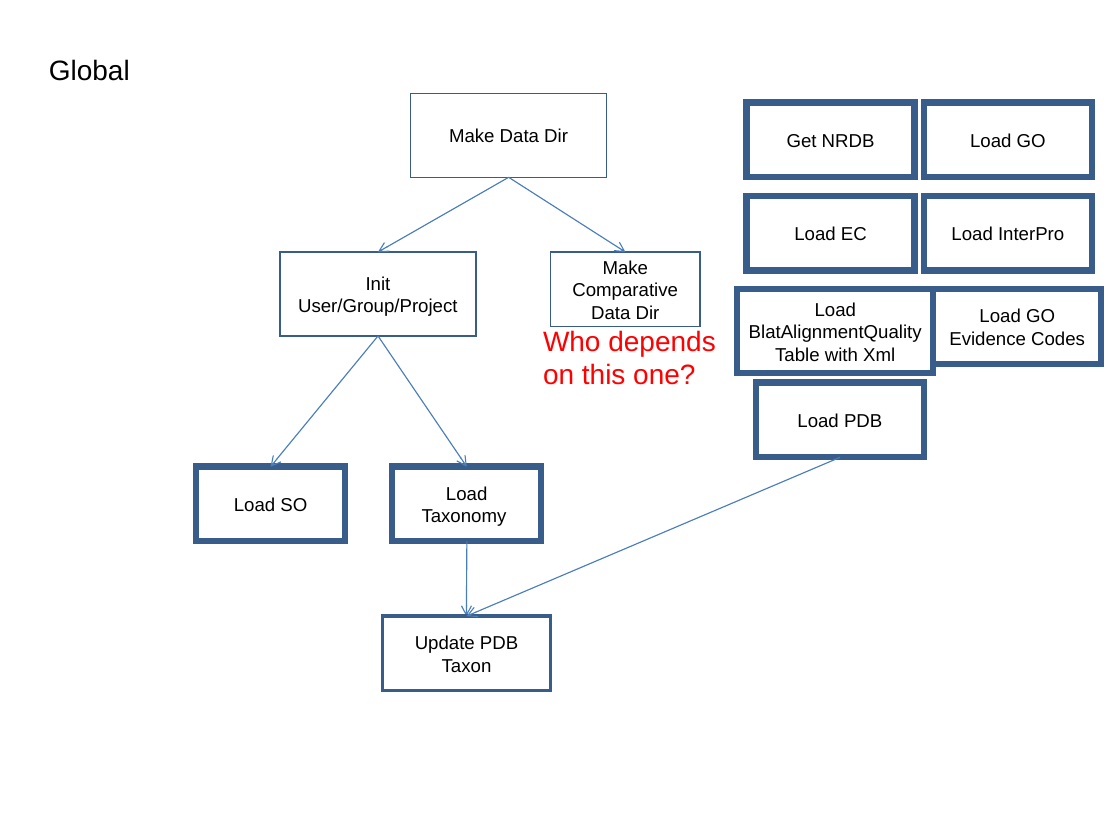
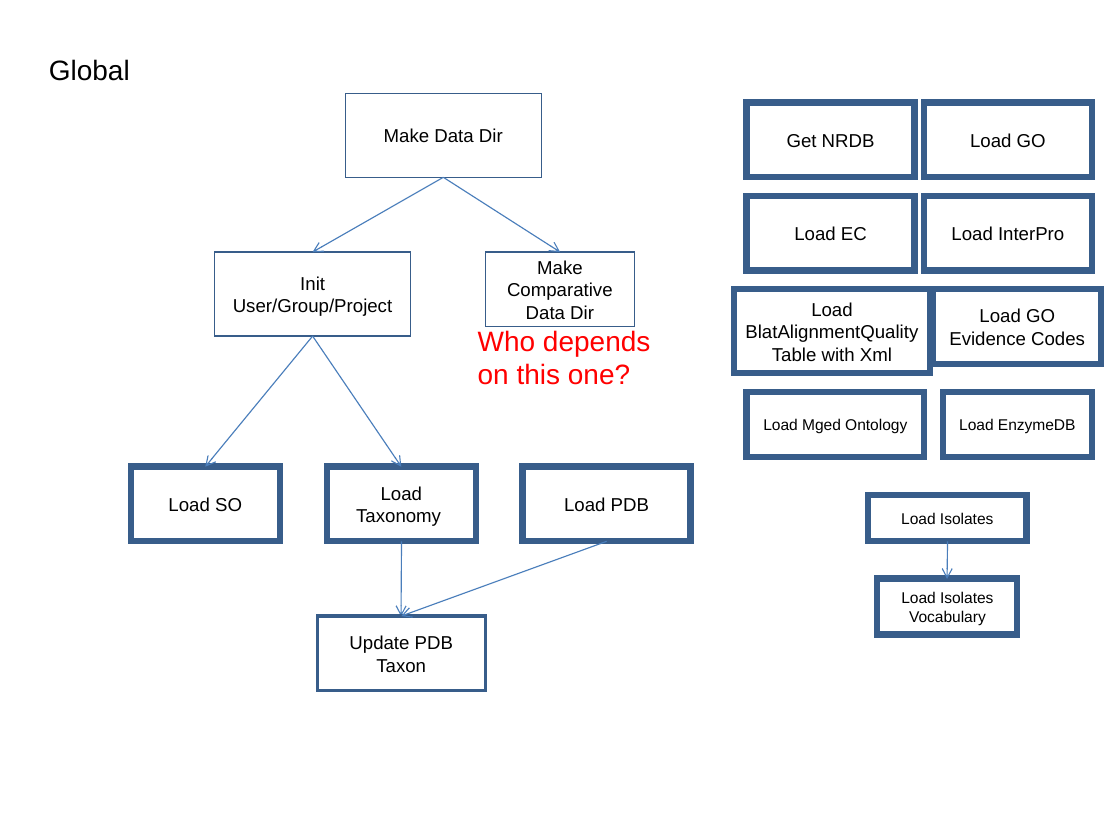
Before and after one commit to VEuPathDB/ApiCommonWorkflow, a slide deck: slide 2 of Main/doc/IntegratedWorkflow.ppt. Drawn at 1120x840 pixels with LibreOffice and Linux fonts; fonts in the diff are those of the drawing. Boxes give left, top, right and bottom in pixels: in the first picture for what was removed or moved away, otherwise in the second. Text is boxed around its words. In the diff, an @@ line names an element or a change of style, - is before the commit and + after.

```diff
--- a/Main/doc/IntegratedWorkflow.ppt
+++ b/Main/doc/IntegratedWorkflow.ppt
@@ 6 rectangles, 5 arrows, 1 text: place and size @@
-6 rectangles, 5 arrows, 1 text at (196,93,715,691)
+6 rectangles, 5 arrows, 1 text at (131,93,650,691)
@@ rectangle added at (747,392,924,457), outline #385D8A 4 pt, 10 pt, text #000000 @@
+Load Mged Ontology
@@ rectangle added at (943,392,1092,457), outline #385D8A 4 pt, 10 pt, text #000000 @@
+Load EnzymeDB
@@ rectangle "Load PDB": place and size @@
-rectangle "Load PDB" at (756,383,924,458)
+rectangle "Load PDB" at (523,467,691,542)
@@ rectangle added at (868,495,1027,542), outline #385D8A 4 pt, 10 pt, text #000000 @@
+Load Isolates
@@ arrow moved from (840, 457) - (467, 616) to (607, 541) - (401, 616) @@
@@ arrow added from (948, 541) to (948, 579), #4A7EBB 0.74 pt @@
@@ rectangle added at (877,579,1017,635), outline #385D8A 4 pt, 10 pt, text #000000 @@
+Load Isolates Vocabulary
```
Also in this commit, not shown: 7 other slides changed.
